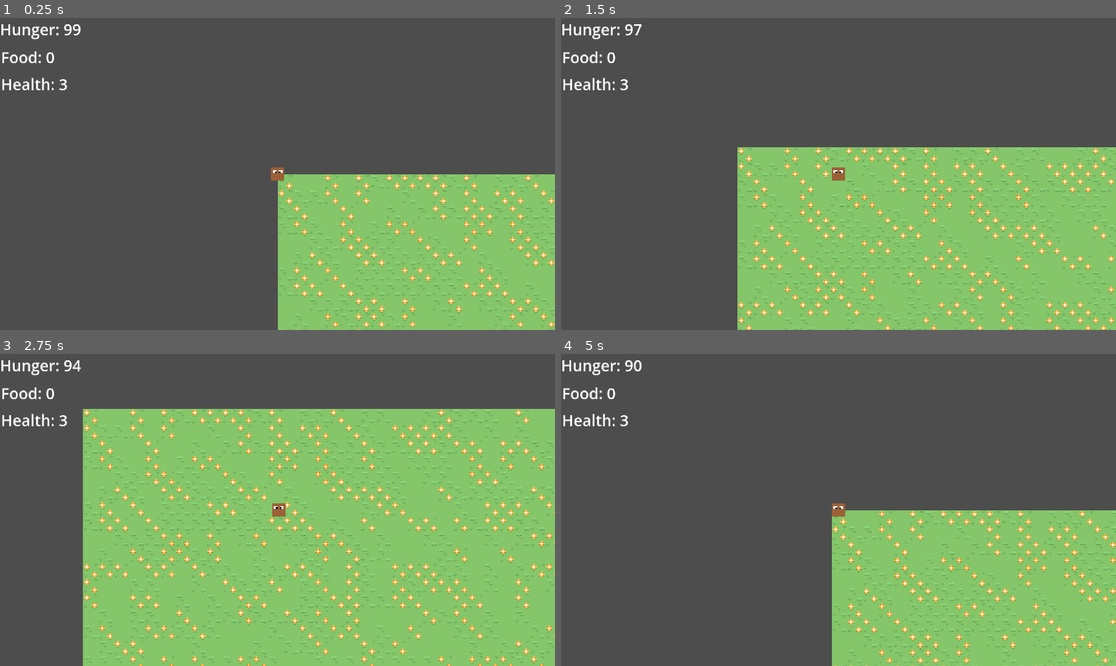
Above: before the commit, frames 1-4 (two rows, left to right).
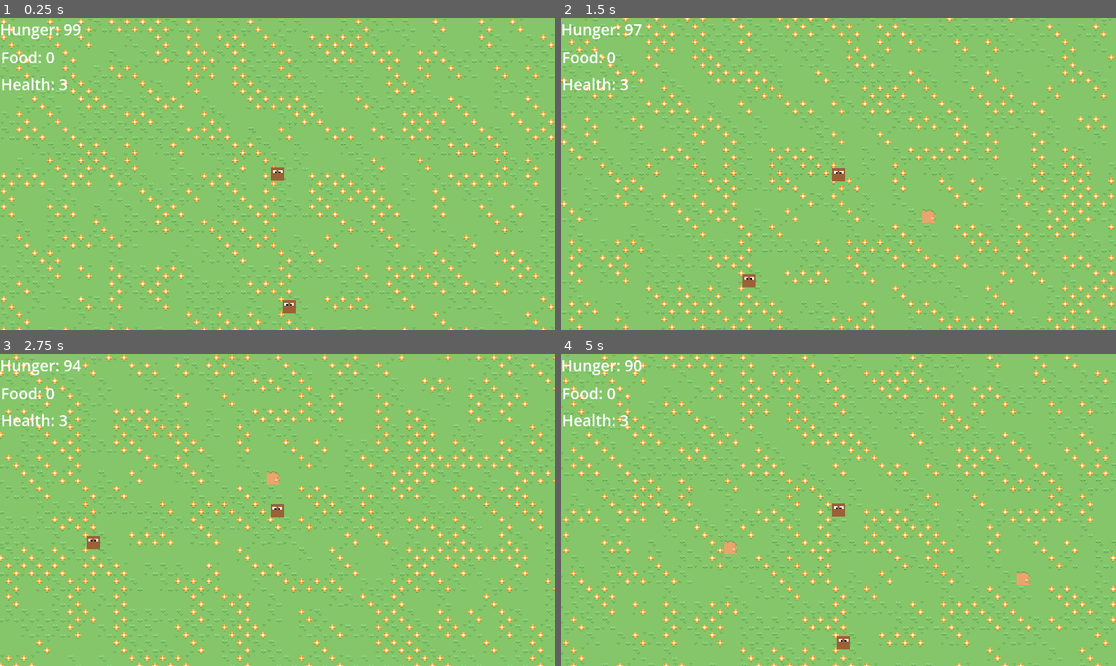
Above: after the commit, the same moments.

Repository: amandodaw/ProtoSim
Game: Godot game, scene res://scenes/world.tscn
The game is run twice, just before and just after one commit, with the same random seed, the same clock (stepped at 60 frames per second) and the same inputs.
Inputs:
- Up to frame 1 (0.25 s): no input
- Up to frame 2 (1.5 s): tap Enter at 0.5 s; hold D (move_right) 0.53-1.28 s; tap R (eat) at 0.6 s; tap E (pick) at 0.8, 1.35 s; hold S (move_down) from 1.28 s (still down)
- Up to frame 3 (2.75 s): tap R (eat) at 1.55, 2.1 s; release S (move_down) at 2.03 s; hold D (move_right) from 2.03 s (still down); tap E (pick) at 2.3 s
- Up to frame 4 (5 s): release D (move_right) at 2.78 s; hold W (move_up) 2.78-3.53 s; tap E (pick) at 2.85, 3.8, 4.35 s; tap R (eat) at 3.05, 3.6, 4.55 s; hold A (move_left) from 3.53 s (still down)

The runs differ from the first frame. In frame 1, 79% of the frame differs, in the area x 0-100%, y 0-100%; in frame 2, 67%; in frame 3, 42%; in frame 4, 79%.

Commit message:
Añadido npc con IA basica - Si ve comida -> coger comida

Diff:
--- a/ai_system.gd
+++ /dev/null
@@ -1,17 +0,0 @@
-class_name AiSystem
-
-var action_system : ActionSystem
-
-func check_status(entity):
-	match entity.state:
-		"Hungry":
-			if entity.food > 0:
-				action_system.eat_food(entity)
-			else:
-				look_for_food()
-	if entity.hunger <= 50:
-		entity.state = "Hungry"
-
-
-func look_for_food():
-	pass
--- /dev/null
+++ b/scripts/components/ai_component.gd
@@ -0,0 +1 @@
+class_name AIComponent
--- a/scripts/components/movement_component.gd
+++ b/scripts/components/movement_component.gd
@@ -1,4 +1,4 @@
 class_name MovementComponent
 
-var move : Vector2 = Vector2.ZERO
+var direction : Vector2 = Vector2.ZERO
 var speed : float = 140.0
--- /dev/null
+++ b/scripts/components/perception_component.gd
@@ -0,0 +1,3 @@
+class_name PerceptionComponent
+
+var radius : float = 120.0
--- /dev/null
+++ b/scripts/components/visible_plants_component.gd
@@ -0,0 +1,5 @@
+class_name VisiblePlantsComponent
+
+var plants : Array = []          # entidades visibles
+var closest : int = -1           # entidad más cercana
+var closest_distance : float = INF
--- /dev/null
+++ b/scripts/systems/ai_system.gd
@@ -0,0 +1,42 @@
+class_name AISystem
+
+var harvest_distance := 6.0
+
+func update(world: World, delta: float):
+
+	for entity in world.query([
+		PerceptionComponent,
+		VisiblePlantsComponent,
+		PositionComponent,
+		IntentComponent,
+		MovementComponent,
+		AIComponent
+	]):
+
+		var visible = world.get_component(entity, VisiblePlantsComponent)
+		var pos = world.get_component(entity, PositionComponent)
+		var intent = world.get_component(entity, IntentComponent)
+		var move = world.get_component(entity, MovementComponent)
+
+		# reset
+		move.direction = Vector2.ZERO
+		intent.pick = false
+
+		if visible.closest == -1:
+			continue
+
+		var plant_pos = world.get_component(
+			visible.closest,
+			PositionComponent
+		)
+		if plant_pos==null:
+			continue
+
+		var dir : Vector2 = plant_pos.value - pos.value
+		var dist = dir.length()
+
+		if dist < harvest_distance:
+			intent.pick = true
+		else:
+			move.direction = dir.normalized()
+		print("NPC direction:", move.direction)
--- a/scripts/systems/input_system.gd
+++ b/scripts/systems/input_system.gd
@@ -2,7 +2,7 @@
 
 func update(world : World, delta):
 	for entity in world.query([InputComponent]):
-		world.get_component(entity, MovementComponent).move = get_direction()
+		world.get_component(entity, MovementComponent).direction = get_direction()
 		world.get_component(entity, IntentComponent).pick = Input.is_action_just_pressed("pick")
 		world.get_component(entity, IntentComponent).eat = Input.is_action_just_pressed("eat")
 
--- /dev/null
+++ b/scripts/systems/perception_system.gd
@@ -0,0 +1,34 @@
+class_name PerceptionSystem
+
+func update(world: World, delta: float):
+
+	for entity in world.query([PerceptionComponent, PositionComponent, VisiblePlantsComponent]):
+
+		var perception = world.get_component(entity, PerceptionComponent)
+		var pos = world.get_component(entity, PositionComponent)
+		var visible = world.get_component(entity, VisiblePlantsComponent)
+
+		# reset resultados
+		visible.plants.clear()
+		visible.closest = -1
+		visible.closest_distance = INF
+
+		# buscar plantas maduras
+		for plant in world.query([PlantGrowComponent, PositionComponent]):
+
+			var grow = world.get_component(plant, PlantGrowComponent)
+			if grow.stage < grow.max_stage:
+				continue
+
+			var plant_pos = world.get_component(plant, PositionComponent)
+
+			var dist = pos.value.distance_to(plant_pos.value)
+
+			if dist > perception.radius:
+				continue
+
+			visible.plants.append(plant)
+
+			if dist < visible.closest_distance:
+				visible.closest_distance = dist
+				visible.closest = plant
--- a/scripts/systems/physics_system.gd
+++ b/scripts/systems/physics_system.gd
@@ -12,7 +12,7 @@
 		var body = world.get_component(e, CharacterBodyComponent).body
 		var pos = world.get_component(e, PositionComponent)
 
-		var dir = mov.move
+		var dir = mov.direction
 		if dir != Vector2.ZERO:
 			dir = dir.normalized()
 
--- a/scripts/systems/plant_system.gd
+++ b/scripts/systems/plant_system.gd
@@ -1,6 +1,5 @@
 class_name  PlantSystem
-var spawn_timer : float = 0.0
-var spawn_interval : float = 7.0
+
 var plant_tiles = {
 	0: Vector2i(2, 1), # semilla
 	1: Vector2i(5, 1), # creciendo
--- a/scripts/systems/spawn_system.gd
+++ b/scripts/systems/spawn_system.gd
@@ -1,7 +1,7 @@
 class_name SpawnSystem
 
 var spawn_timer : float = 0.0
-var spawn_interval : float = 7.0
+var spawn_interval : float = 1.0
 
 var plant_tiles = {
 	0: Vector2i(2,1)
--- a/scripts/world.gd
+++ b/scripts/world.gd
@@ -9,6 +9,8 @@
 
 var input_system : InputSystem
 var spawn_system : SpawnSystem
+var perception_system : PerceptionSystem
+var ai_system : AISystem
 var hunger_system : HungerSystem
 var plant_system : PlantSystem
 var action_system : ActionSystem
@@ -99,6 +101,8 @@
 	#ui.player_data = player_data
 	input_system = InputSystem.new()
 	spawn_system = SpawnSystem.new()
+	perception_system = PerceptionSystem.new()
+	ai_system = AISystem.new()
 	hunger_system = HungerSystem.new()
 	plant_system = PlantSystem.new()
 	action_system = ActionSystem.new()
@@ -106,12 +110,29 @@
 
 	register_system(input_system)
 	register_system(spawn_system)
+	register_system(ai_system)
+	register_system(perception_system)
 	register_system(hunger_system)
 	register_system(plant_system)
 	register_system(action_system)
 	register_system(physics_system)
 
 
+	create_player()
+	create_npc()
+
+
+# =========================
+# LOOP PRINCIPAL ECS
+# =========================
+func _physics_process(delta: float) -> void:
+	for system in systems:
+		system.update(self, delta)
+
+var player
+var cell_to_entity : Dictionary = {}
+
+func create_player():
 	var player_id = create_entity()
 	ui.player_id = player_id
 	var player_pos = PositionComponent.new()
@@ -123,18 +144,33 @@
 	add(player_id, MovementComponent.new())
 	add(player_id, InputComponent.new())
 	add(player_id, IntentComponent.new())
+	add(player_id, PerceptionComponent.new())
+	add(player_id, VisiblePlantsComponent.new())
 	player = player_scene.instantiate()
 	var body_comp = CharacterBodyComponent.new()
 	body_comp.body = player
+	player.position = player_pos.value
 	add(player_id, body_comp)
 	add_child(player)
 
-# =========================
-# LOOP PRINCIPAL ECS
-# =========================
-func _physics_process(delta: float) -> void:
-	for system in systems:
-		system.update(self, delta)
+func create_npc():
+	var npc_id = create_entity()
 
-var player
-var cell_to_entity : Dictionary = {}
+	var pos = PositionComponent.new()
+	pos.value = Vector2(300, 300)
+	add(npc_id, pos)
+
+	add(npc_id, MovementComponent.new())
+	add(npc_id, IntentComponent.new())
+	add(npc_id, InventoryComponent.new())
+	add(npc_id, AIComponent.new())
+	add(npc_id, PerceptionComponent.new())
+	add(npc_id, VisiblePlantsComponent.new())
+
+	var npc_node = player_scene.instantiate()   # reutilizas sprite si quieres
+	var body = CharacterBodyComponent.new()
+	body.body = npc_node
+	npc_node.position = pos.value
+	add(npc_id, body)
+
+	add_child(npc_node)
Not shown, removed: ai_system.gd.uid
Not shown, added: scripts/components/ai_component.gd.uid
Not shown, added: scripts/components/perception_component.gd.uid
Not shown, added: scripts/components/visible_plants_component.gd.uid
Not shown, added: scripts/systems/ai_system.gd.uid
Not shown, added: scripts/systems/perception_system.gd.uid
Not shown, added: scenes/world.tscn164025825.tmp
Not shown, added: scenes/world.tscn4450033166.tmp
Not shown, added: scenes/world.tscn4502937591.tmp
Not shown, added: scenes/world.tscn4523754598.tmp
